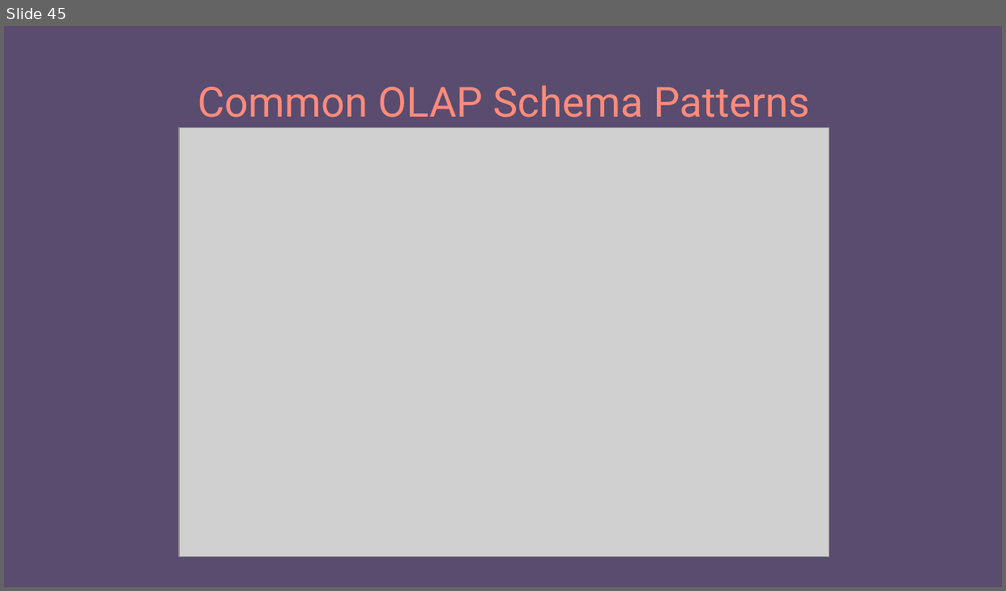
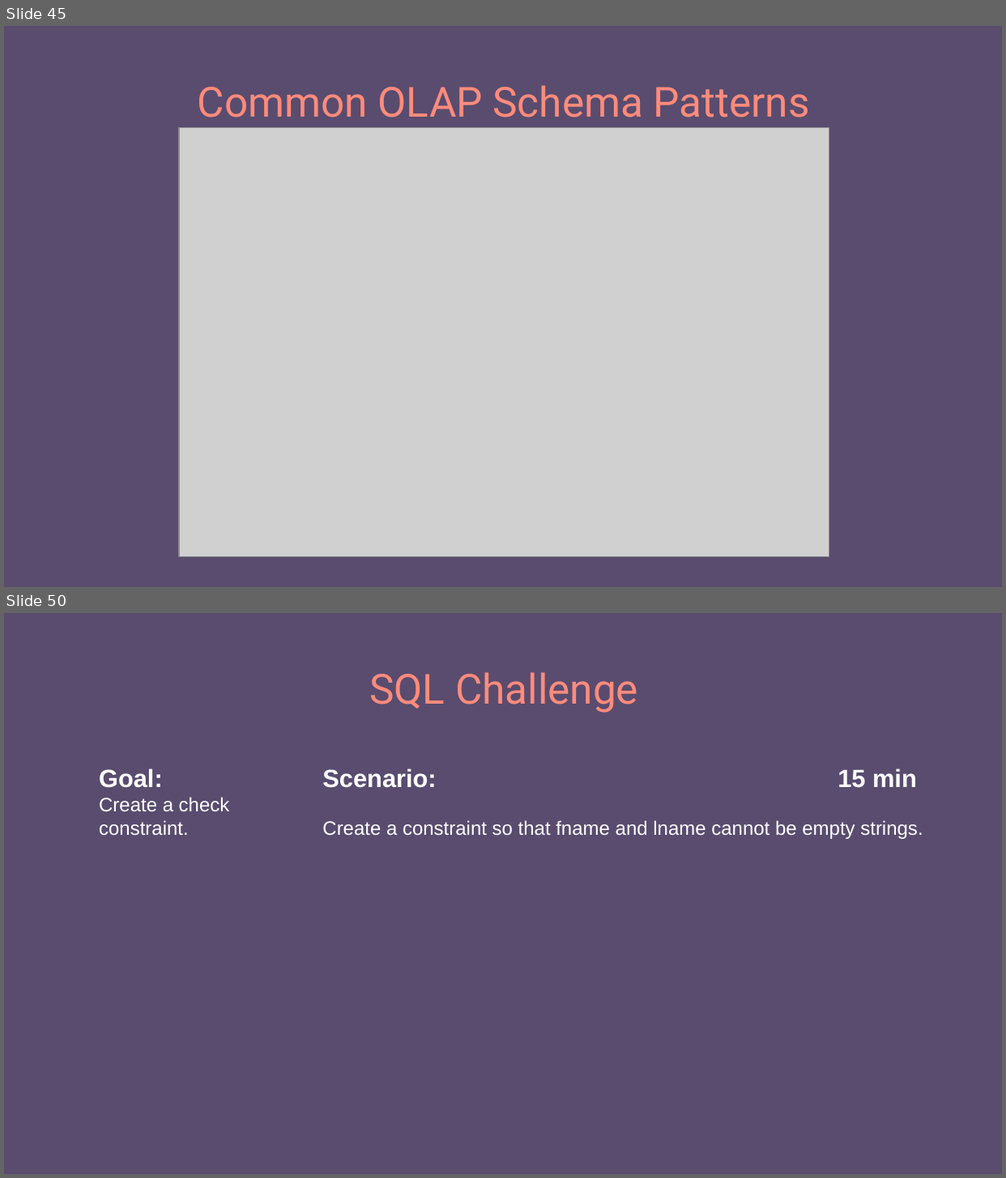
Before and after one commit to e-m-wilson/dotnet, a slide deck: Resources-Notes-Ppts/SQL/SQL_MSSQL.pptx. Shown one above the other, each under a label of ours: slide 45 before the commit, slides 45 and 50 after it; the slides between them are not shown. The pictures are 1006x591 and 1006x1178 pixels, drawn with LibreOffice and Linux fonts; fonts in the diff are those of the drawing; grey boxes stand for pictures. Boxes give left, top, right and bottom in pixels: in the first picture for what was removed or moved away, otherwise in the second. Text is boxed around its words. In the diff, an @@ line names an element or a change of style, - is before the commit and + after.

```diff
--- a/Resources-Notes-Ppts/SQL/SQL_MSSQL.pptx
+++ b/Resources-Notes-Ppts/SQL/SQL_MSSQL.pptx
@@ slide 50 added at (4,613,1002,1174), background #594C6F @@
@@ title added at (369,672,638,713), 30 pt, text #FF8B7B @@
+SQL Challenge
@@ text added at (99,769,230,835), 14 pt, text #FFFFFF @@
+Goal:
+Create a check constraint.
@@ text added at (322,769,923,839), 14 pt, text #FFFFFF @@
+Scenario: 15 min
+Create a constraint so that fname and lname cannot be empty strings.
```
Also in this commit, not shown: 4 slides changed, 16 other slides added, 3 slides removed.
